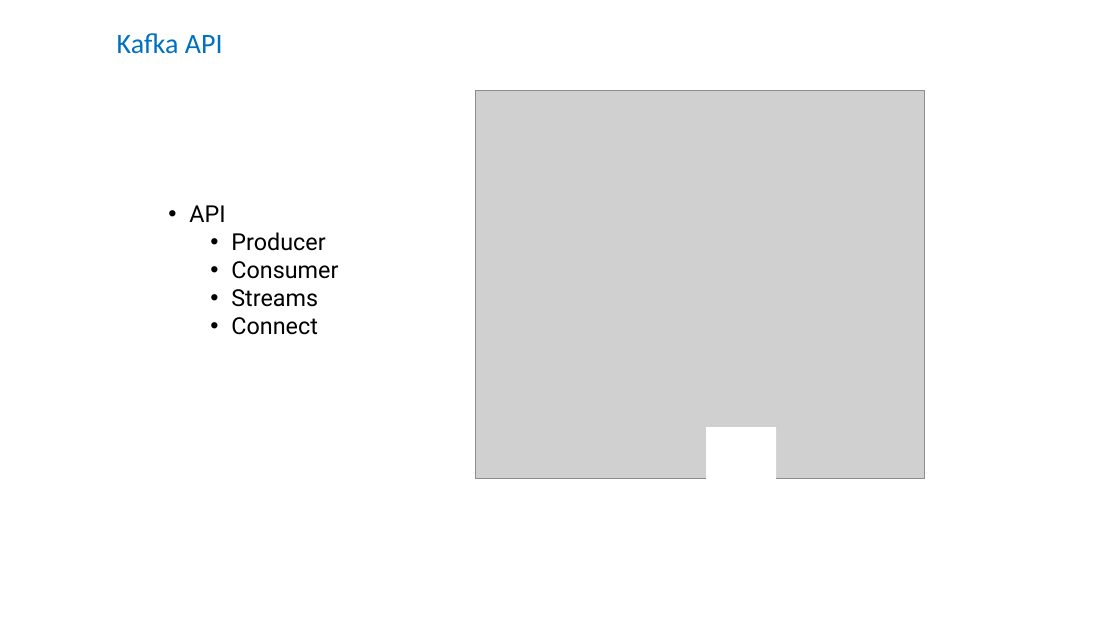
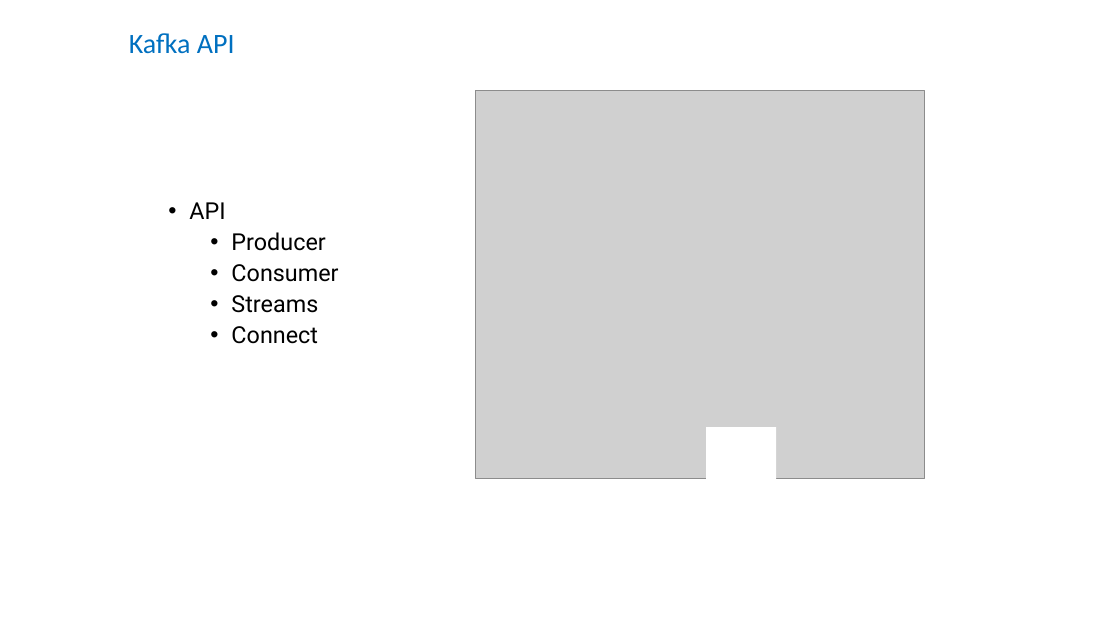
Before and after one commit to michaellif/event-driven-microservices-example, a slide deck: slide 13 of MicroservicesTraining.pptx. Drawn at 1120x630 pixels with LibreOffice and Linux fonts; fonts in the diff are those of the drawing; grey boxes stand for pictures. Boxes give left, top, right and bottom in pixels: in the first picture for what was removed or moved away, otherwise in the second. Text is boxed around its words. In the diff, an @@ line names an element or a change of style, - is before the commit and + after.

```diff
--- a/MicroservicesTraining.pptx
+++ b/MicroservicesTraining.pptx
@@ text "Kafka API": place and size @@
-text "Kafka API" at box(117, 33, 223, 54)
+text "Kafka API" at box(129, 33, 235, 54)
@@ text "API" at box(189, 202, 338, 344): line spacing 1 to 0.9; more space between paragraphs @@
```
Also in this commit, not shown: 19 other slides changed.
